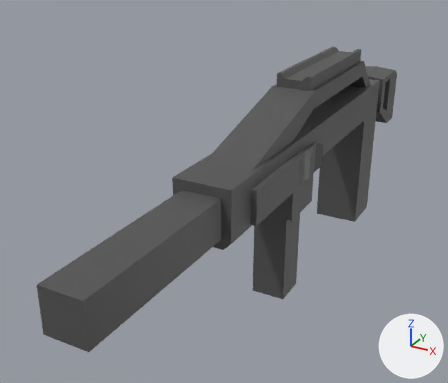
The FBX model Assets/Models/Gun.fbx, before and after one commit.
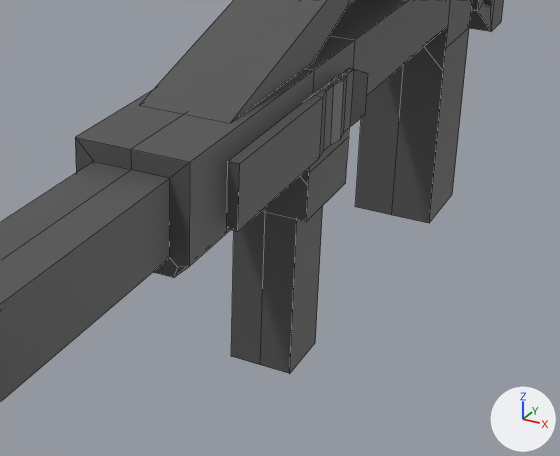
Old and new are each drawn whole from a camera (50 mm lens) standing at (0.259, -0.849, 0.412) and looking at (-0.061, -0.267, 0.121) and again close up on the part from 30% to 94% of the width and 28% to 89% of the height. The lights are fixed; the arrows at lower right show +X, +Y and +Z. The close-ups show mesh edges as thin lines. Where no turn or scale is listed for an object, it has been applied to the vertices. Vertices at the same position are counted once.
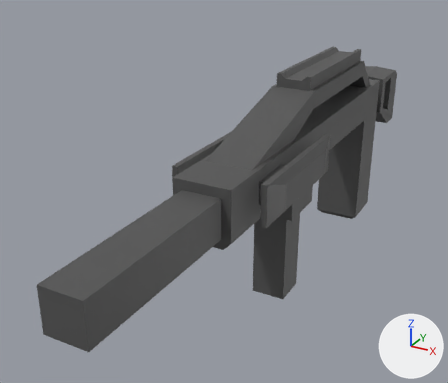
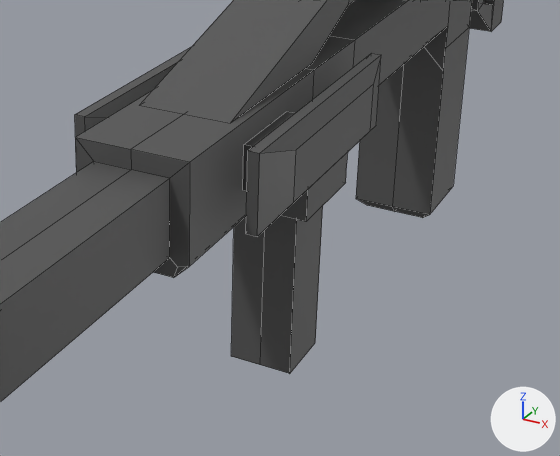
The change, as a diff of the scene's bpy script:
```diff
--- a/Assets/Models/Gun.fbx.py
+++ b/Assets/Models/Gun.fbx.py
@@ me_mesh_001 @@
 # used by ob_mesh; location = (0.0, 0.0, 0.0)
 # verts and faces of me_mesh_001; kept vertices keep their numbers, new ones are numbered from 261
 # before: 114 (0.03, 0.09, 0.19), 115 (0.03, 0.09, 0.14) at pixel (490, 7), 253 (-0.03, 0.09, 0.19), 254 (-0.03, 0.09, 0.14), 257 (0.0, 0.09, 0.19)
 # before: 258 (0.0, 0.09, 0.14)
-me_mesh_001.from_pydata(...)  # 261 vertices, 236 faces; spans x -0.043..0.043, y -0.6..0.14, z 0.0..0.255
+me_mesh_001.from_pydata(...)  # 227 vertices, 202 faces; spans x -0.056..0.056, y -0.6..0.14, z 0.0..0.255
+# me_mesh_001 part 1
+# 4 vertices are removed from x -0.03..0.03, y -0.03..0.03, z 0.0
+# 8 faces are deleted
+# 2 vertices move from x 0.0, y -0.03..0.03, z 0.0 to x 0.0, y -0.03..0.03, z 0.007
+# 10 vertices are added at x -0.03..0.03, y -0.03..0.03, z 0.0..0.007
+# 14 new faces join them
+# me_mesh_001 part 2
+# 60 vertices are removed from x -0.043..0.043, y -0.39..-0.23, z 0.155..0.19
+# 64 faces are deleted
+# 4 vertices in x -0.03..0.03, y -0.365..-0.315, z 0.181 move by (0.0, 0.0, 0.007)
+# 3 vertices in x 0.034, y -0.39..-0.315, z 0.155..0.164 move by (0.01, 0.0, 0.0)
+# 3 vertices in x 0.034, y -0.39..-0.315, z 0.181..0.19 move by (0.01, 0.0, 0.007)
+# 3 vertices in x -0.034, y -0.39..-0.315, z 0.155..0.164 move by (-0.01, 0.0, 0.0)
+# 3 vertices in x -0.034, y -0.39..-0.315, z 0.181..0.19 move by (-0.01, 0.0, 0.007)
+# 20 vertices are added at x -0.056..0.056, y -0.39..-0.23, z 0.155..0.197
+# 24 new faces join them
+# me_mesh_001 part 3
+for i in [114, 115, 253, 254, 257, 258]: verts[i] += (0.0, 0.006, 0.0)
 me_mesh_001.materials.append(mat_metalblack)
```

What differs and where, as boxes [x1, y1, x2, y2] in the close-ups (560 x 456 px; the box of a moved part takes in the faces that stretch with it):
part 1 of me_mesh_001, built on: before [355, 28, 469, 223]; after [356, 28, 469, 218]
part 2 of me_mesh_001, cut back: before [227, 68, 368, 232]; after [75, 47, 381, 236]
part 3 of me_mesh_001, moved or reshaped: [478, 0, 495, 30] in both
